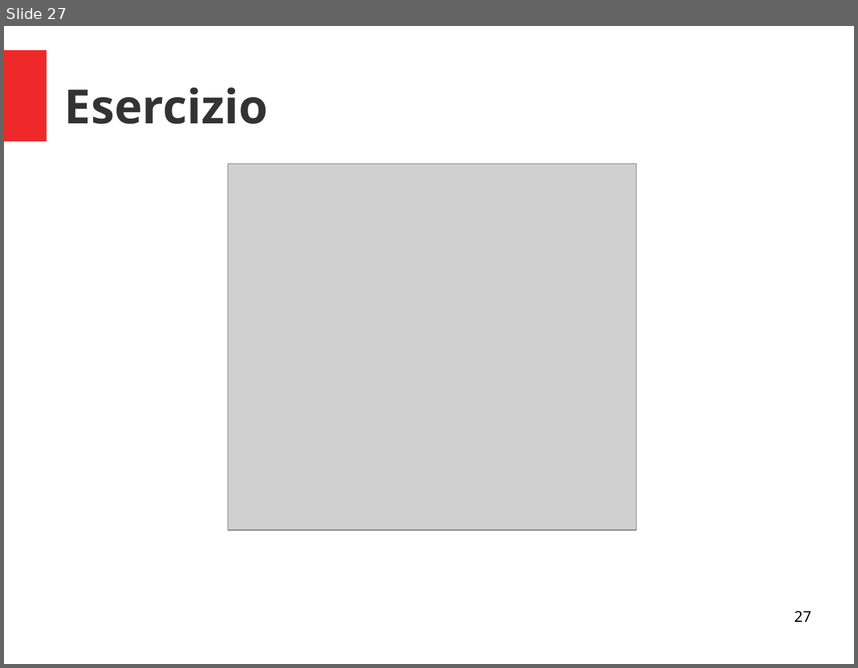
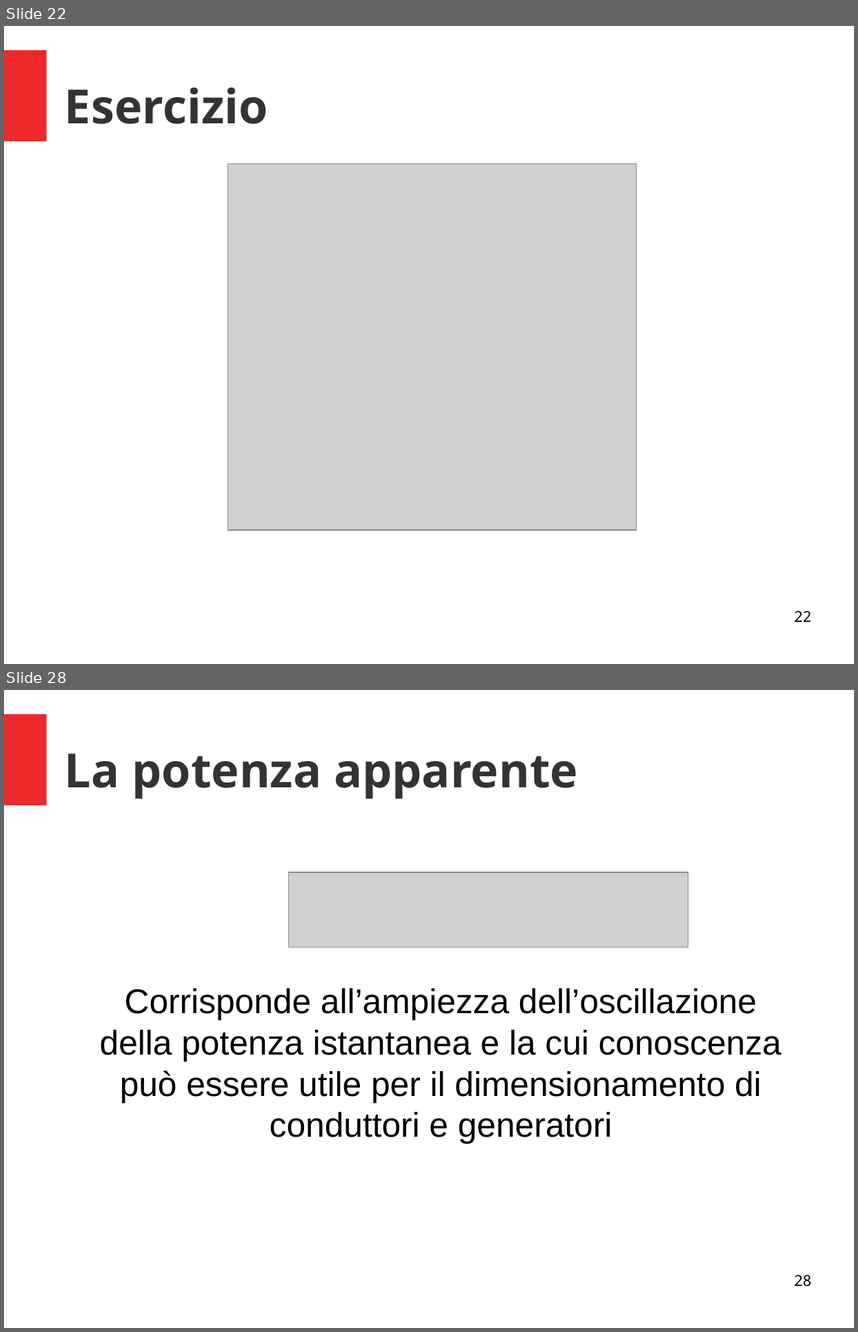
Before and after one commit to fuserale/Baronio, a slide deck: Anno 2019_2020/4A TL/2. La corrente alternata/2. La corrente alternata.odp. Shown one above the other, each under a label of ours: slide 27 before the commit, slides 22 and 28 after it; the slides between them are not shown. The pictures are 858x668 and 858x1332 pixels, drawn with LibreOffice and Linux fonts; fonts in the diff are those of the drawing; grey boxes stand for pictures. Boxes give left, top, right and bottom in pixels: in the first picture for what was removed or moved away, otherwise in the second. Text is boxed around its words. In the diff, an @@ line names an element or a change of style, - is before the commit and + after.

```diff
--- a/Anno 2019_2020/4A TL/2. La corrente alternata/2. La corrente alternata.odp
+++ b/Anno 2019_2020/4A TL/2. La corrente alternata/2. La corrente alternata.odp
@@ slide 28 added at <box>4,690,854,1328</box>, background #FFFFFF; not listed: 1 template element that a slide beside it also shows @@
@@ title added at <box>65,753,578,799</box>, 44 pt, text #333333, bold @@
+La potenza apparente
@@ picture added at <box>289,872,689,947</box> @@
@@ text added at <box>100,988,782,1143</box>, 32 pt, text #000000 @@
+Corrisponde all’ampiezza dell’oscillazione della potenza istantanea e la cui conoscenza può essere utile per il dimensionamento di conduttori e generatori
@@ page number added at <box>794,1274,811,1286</box>, 14 pt, text #000000 @@
+28
@@ what was slide 27 is now slide 22 @@
@@ page number at <box>794,610,811,621</box>: text changed @@
-27
+22
```
Also in this commit, not shown: 16 other slides added, 7 slides removed, 14 other files.
